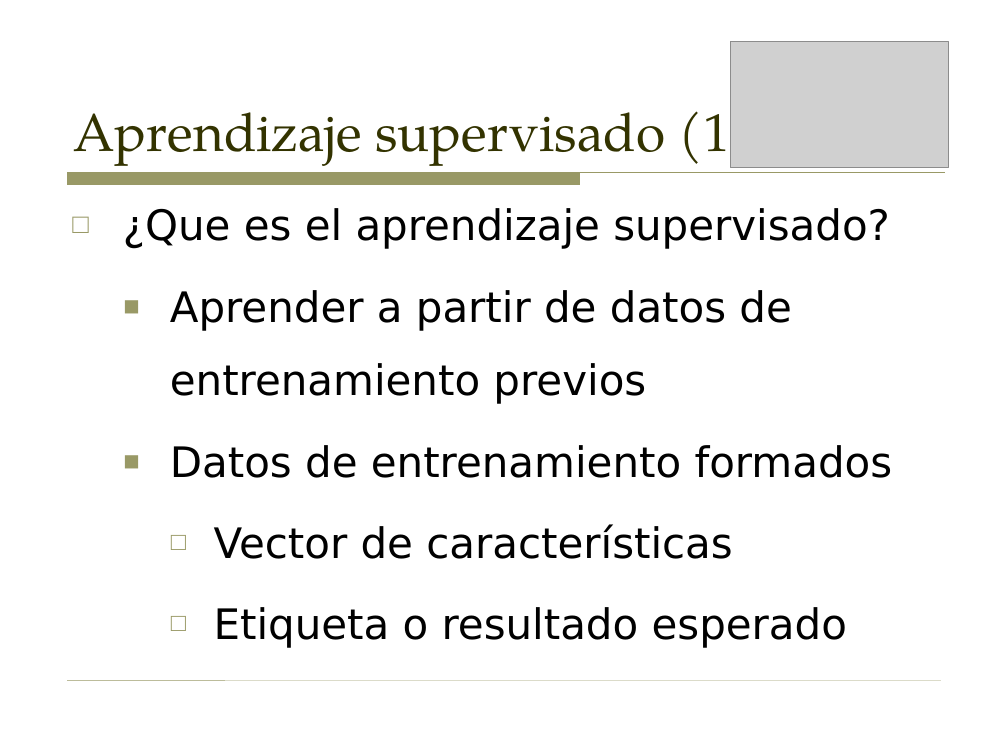
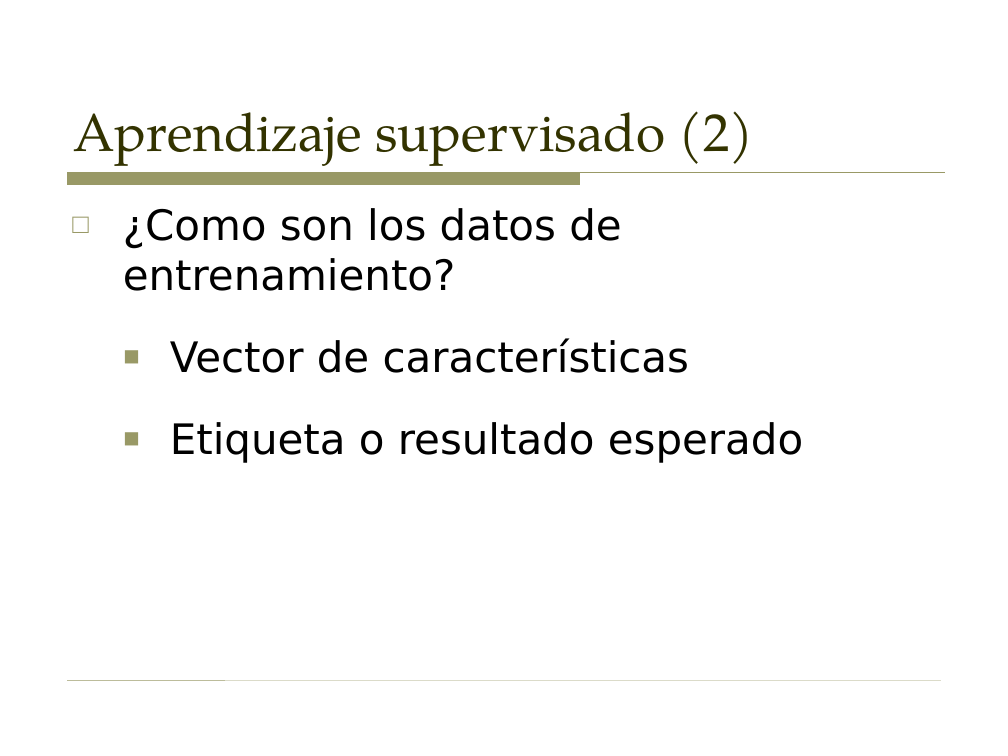
Before and after one commit to sergarb1/TallerAprendizajeAutomaticoPython, a slide deck: slide 15 of Taller - Introduccion al aprendizaje automatico (Supervisado y no supervisado).odp (slide 8 before the commit). Drawn at 1008x756 pixels with LibreOffice and Linux fonts; fonts in the diff are those of the drawing; grey boxes stand for pictures. Boxes give left, top, right and bottom in pixels: in the first picture for what was removed or moved away, otherwise in the second. Text is boxed around its words. In the diff, an @@ line names an element or a change of style, - is before the commit and + after.

```diff
--- a/Taller - Introduccion al aprendizaje automatico (Supervisado y no supervisado).odp
+++ b/Taller - Introduccion al aprendizaje automatico (Supervisado y no supervisado).odp
@@ picture removed at [730,41,949,167] @@
@@ title at [73,111,754,166]: text changed @@
-Aprendizaje supervisado (1)
+Aprendizaje supervisado (2)
@@ text at [123,208,621,291]: text changed @@
-□ ¿Que es el aprendizaje supervisado?
-  ■ Aprender a partir de datos de entrenamiento previos
-  ■ Datos de entrenamiento formados
+□ ¿Como son los datos de entrenamiento?
@@ text at [170,338,803,463]: bullet □ to ■; list level 3 to 2 in "Vector de características"; list level 3 to 2 in "Etiqueta o resultado esperado" @@
```
Also in this commit, not shown: 19 other slides changed, 16 slides added, 1 other file.
